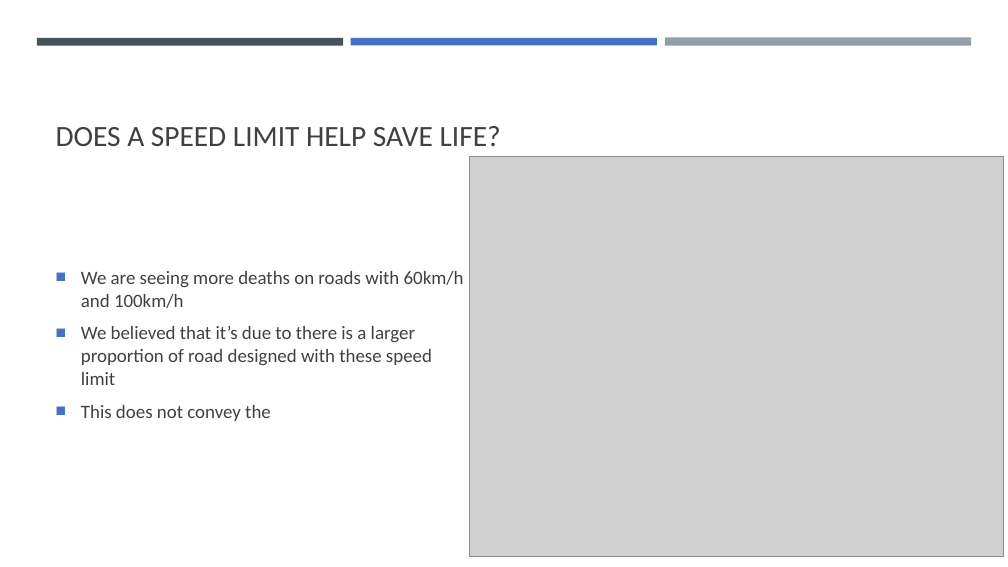
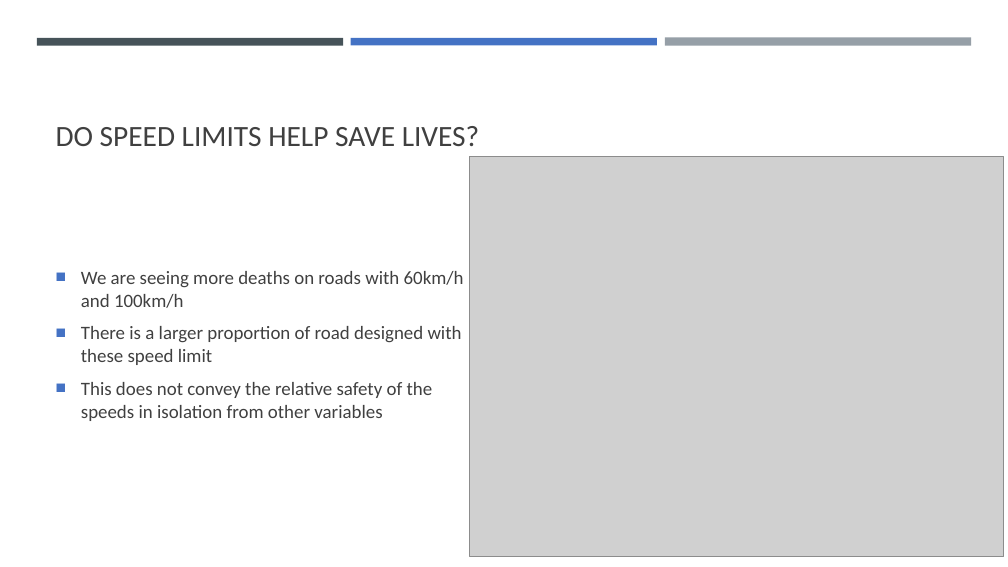
Before and after one commit to cyrusauyeungc/Project_01, a slide deck: slide 19 of output_data/Presentation.pptx. Drawn at 1008x567 pixels with LibreOffice and Linux fonts; fonts in the diff are those of the drawing; grey boxes stand for pictures. Boxes give left, top, right and bottom in pixels: in the first picture for what was removed or moved away, otherwise in the second. Text is boxed around its words. In the diff, an @@ line names an element or a change of style, - is before the commit and + after.

```diff
--- a/output_data/Presentation.pptx
+++ b/output_data/Presentation.pptx
@@ title at [56,126,480,146]: text changed @@
-DOES A SPEED LIMIT HELP SAVE LIFE?
+DO SPEED LIMITS HELP SAVE LIVES?
@@ text at [81,326,462,421]: text changed @@
-■ We believed that it’s due to there is a larger proportion of road designed with these speed limit
-■ This does not convey the
+■ There is a larger proportion of road designed with these speed limit
+■ This does not convey the relative safety of the speeds in isolation from other variables
```
Also in this commit, not shown: 8 other slides changed, 3 slides added, 1 slide removed.
